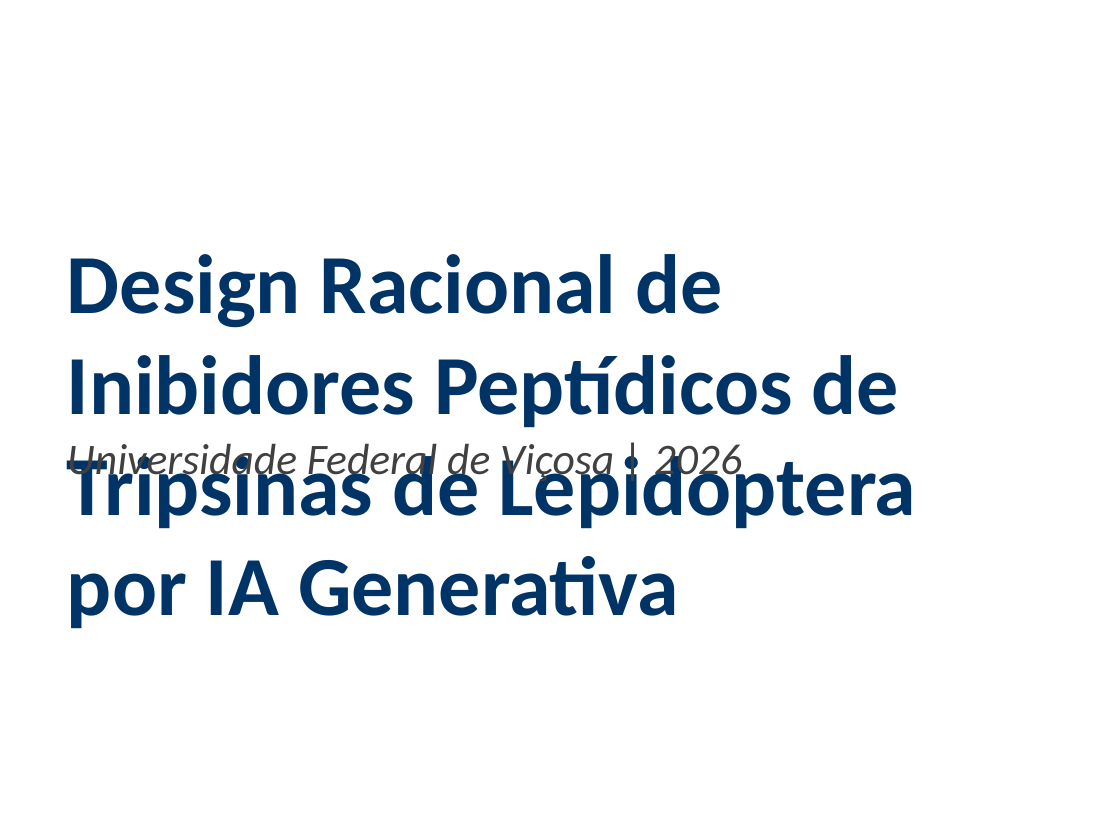
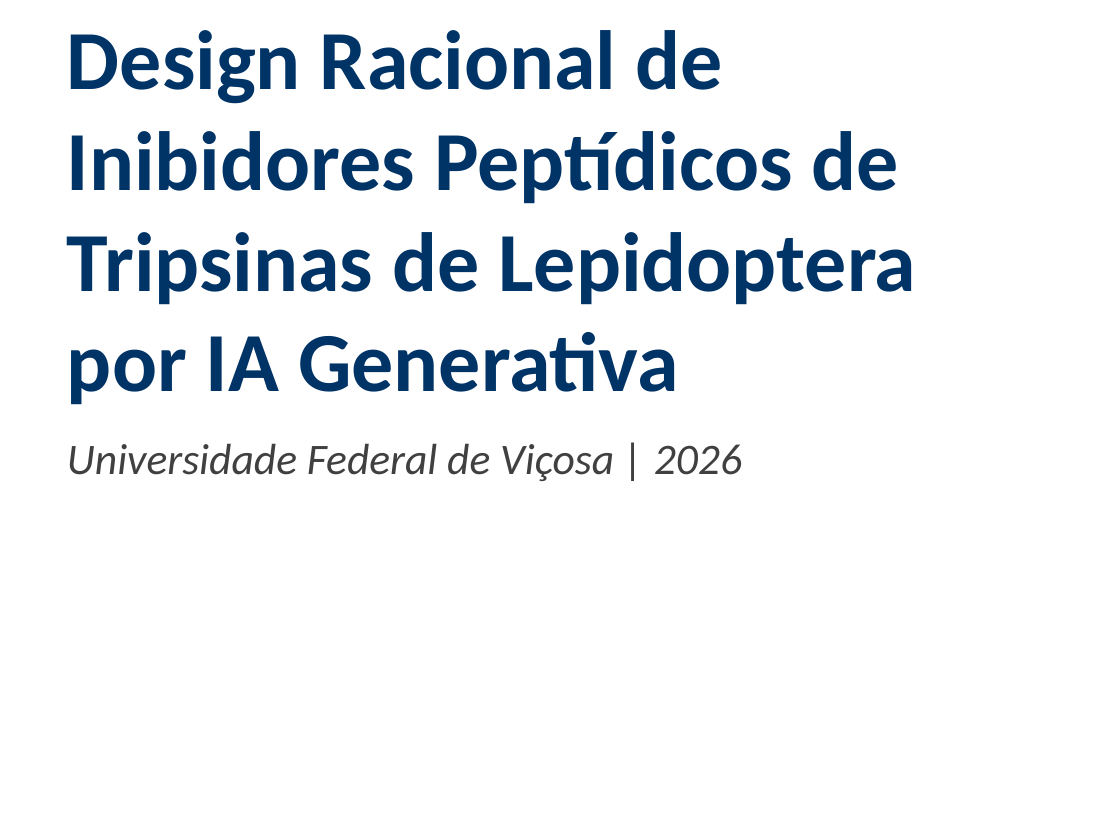
Before and after one commit to eulaliobqi/design-inibidores, a slide deck: slide 1 of apresentacao_design_inibidores.pptx. Drawn at 1120x840 pixels with LibreOffice and Linux fonts; fonts in the diff are those of the drawing. Boxes give left, top, right and bottom in pixels: in the first picture for what was removed or moved away, otherwise in the second. Text is boxed around its words. In the diff, an @@ line names an element or a change of style, - is before the commit and + after.

```diff
--- a/apresentacao_design_inibidores.pptx
+++ b/apresentacao_design_inibidores.pptx
@@ text "Design Racional de Inibidores Peptídicos ...": place and size @@
-text "Design Racional de Inibidores Peptídicos ..." at [67,254,916,629]
+text "Design Racional de Inibidores Peptídicos ..." at [67,30,916,405]
```
Also in this commit, not shown: 18 other slides changed, 3 slides added, 4 other files.
